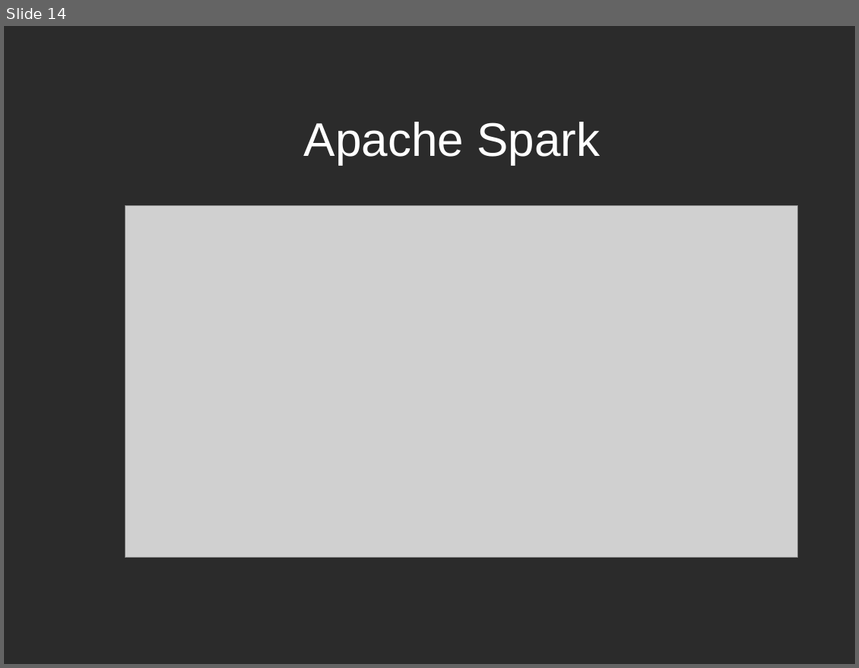
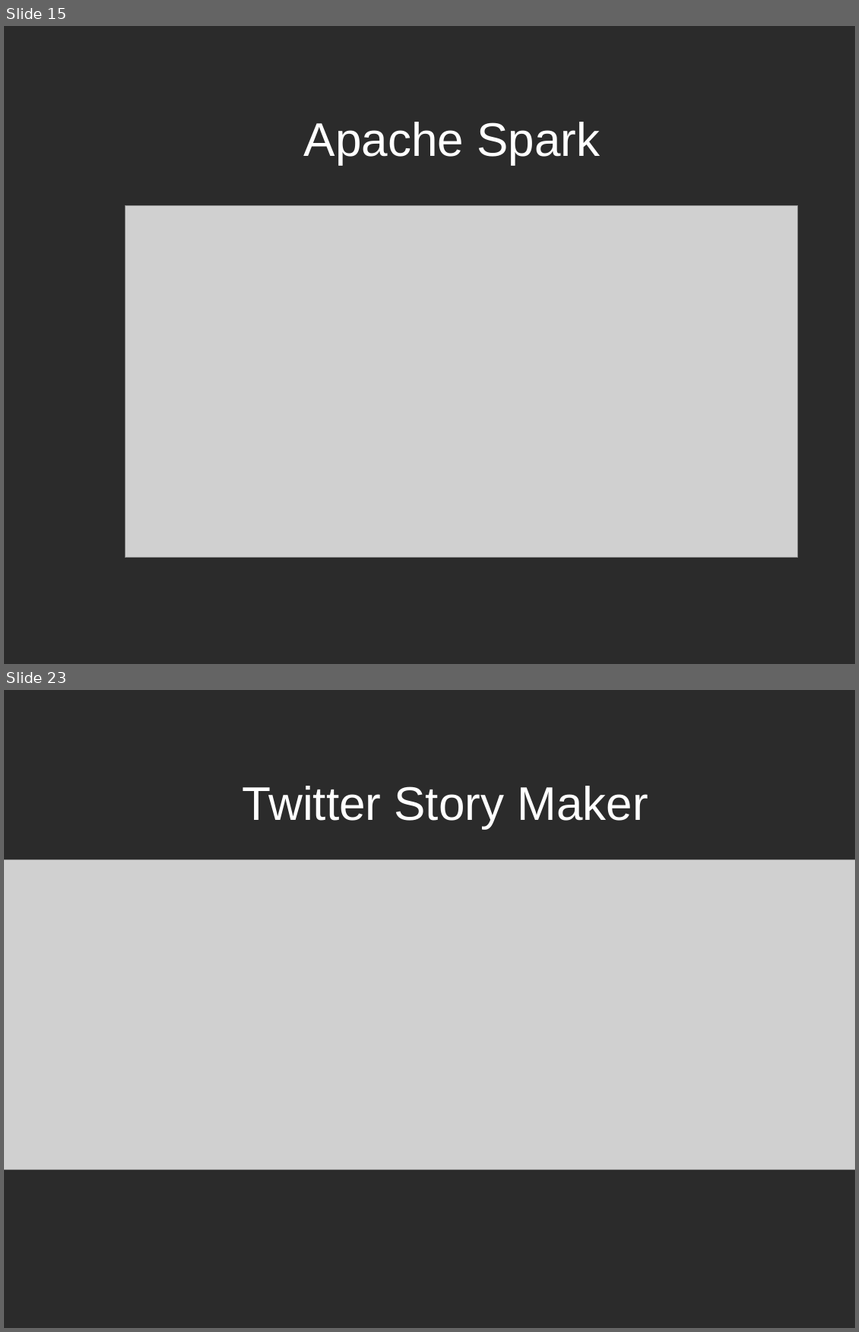
Before and after one commit to RaresBr/licenta, a slide deck: prezentareBradeaRares.odp. Shown one above the other, each under a label of ours: slide 14 before the commit, slides 15 and 23 after it; the slides between them are not shown. The pictures are 859x668 and 859x1332 pixels, drawn with LibreOffice and Linux fonts; fonts in the diff are those of the drawing; grey boxes stand for pictures; background and template pictures are left out; a plain dark background stands for a picture behind light text. Boxes give left, top, right and bottom in pixels: in the first picture for what was removed or moved away, otherwise in the second. Text is boxed around its words. In the diff, an @@ line names an element or a change of style, - is before the commit and + after.

```diff
--- a/prezentareBradeaRares.odp
+++ b/prezentareBradeaRares.odp
@@ slide 23 added at [4,690,855,1328], background picture (left out) @@
@@ title added at [243,786,648,828], 44 pt, text #FFFFFF @@
+Twitter Story Maker
@@ picture added at [4,860,855,1170] @@
@@ what was slide 14 is now slide 15 @@
```
Also in this commit, not shown: 15 other slides added.
